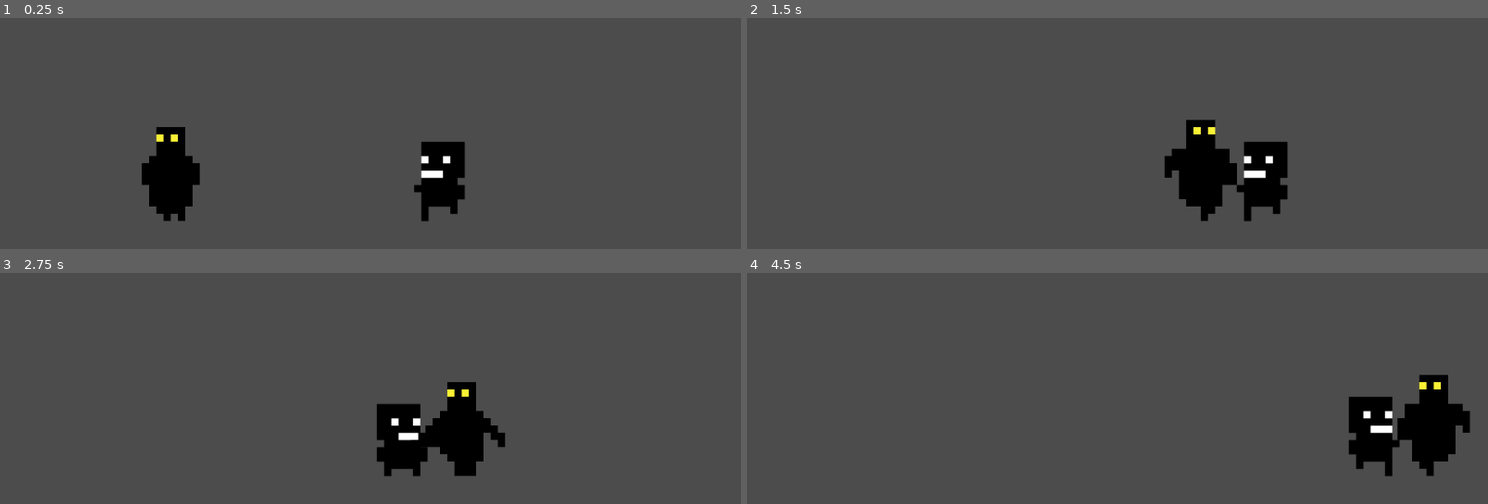
Above: before the commit, frames 1-4 (two rows, left to right).
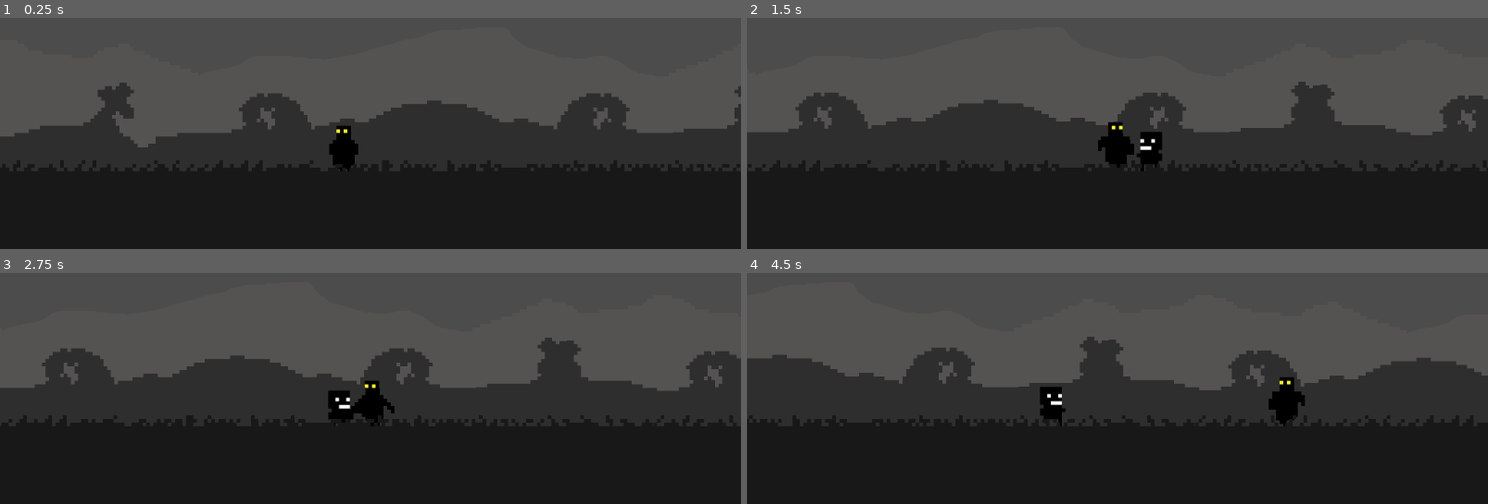
Above: after the commit, the same moments.

Repository: renzoventura/Shade
Game: Godot game, scene res://Scenes/Level/TemplateLevel.tscn
Two runs of this game, one before a commit and one after it. Both use one fixed random seed, a clock stepped at 60 frames per second and the inputs below.
Inputs:
- Up to frame 1 (0.25 s): no input
- Up to frame 2 (1.5 s): hold D (right) from 0.53 s (still down); tap , (attack) at 0.6 s; tap W (jump) at 0.77 s; tap Shift (dash) at 1.35 s
- Up to frame 3 (2.75 s): tap W (jump) at 1.52 s; release D (right) at 2.03 s; hold A (left) from 2.03 s (still down); tap , (attack) at 2.1 s
- Up to frame 4 (4.5 s): release A (left) at 2.78 s; hold D (right) 2.78-4.28 s; tap Shift (dash) at 2.85, 4.35 s; tap W (jump) at 3.02, 3.77 s; tap , (attack) at 3.6 s; hold A (left) from 4.28 s (still down)

The runs differ from the first frame. In frame 1, 56% of the frame differs, in the area x 0-100%, y 28-100%; in frame 2, 58%; in frame 3, 57%; in frame 4, 58%, in the area x 0-100%, y 27-100%.

Commit message:
Added level designs from aseprite

Diff:
--- a/Assets/Player/playerAnimation.tscn
+++ b/Assets/Player/playerAnimation.tscn
@@ -55,7 +55,7 @@
 texture = ExtResource( 1 )
 vframes = 3
 hframes = 6
-frame = 12
+frame = 6
 script = ExtResource( 2 )
 
 [node name="AnimationPlayer" type="AnimationPlayer" parent="."]
--- a/Scenes/Environment/Floor.tscn
+++ b/Scenes/Environment/Floor.tscn
@@ -1,14 +1,25 @@
-[gd_scene load_steps=2 format=2]
+[gd_scene load_steps=3 format=2]
+
+[ext_resource path="res://Assets/Environment/floor.png" type="Texture" id=1]
 
 [sub_resource type="RectangleShape2D" id=1]
-extents = Vector2( 1598.33, 12.2619 )
+extents = Vector2( 1198.3, 41.2434 )
 
 [node name="Floor" type="StaticBody2D"]
+position = Vector2( 3.896, -9.74008 )
 collision_layer = 8
 collision_mask = 5
+
+[node name="TextureRect" type="TextureRect" parent="."]
+margin_left = -1245.92
+margin_top = -174.634
+margin_right = 1154.08
+margin_bottom = 625.366
+texture = ExtResource( 1 )
 __meta__ = {
-"_edit_group_": true
+"_edit_use_anchors_": false
 }
 
 [node name="CollisionShape2D" type="CollisionShape2D" parent="."]
+position = Vector2( -47.5842, -48.7004 )
 shape = SubResource( 1 )
--- a/Scenes/Level/TemplateLevel.tscn
+++ b/Scenes/Level/TemplateLevel.tscn
@@ -1,34 +1,94 @@
-[gd_scene load_steps=5 format=2]
+[gd_scene load_steps=7 format=2]
 
 [ext_resource path="res://Scenes/Player/Player.tscn" type="PackedScene" id=1]
 [ext_resource path="res://Scenes/Environment/Floor.tscn" type="PackedScene" id=2]
 [ext_resource path="res://Scenes/Player/Enemy.tscn" type="PackedScene" id=3]
+[ext_resource path="res://Assets/Environment/grave.png" type="Texture" id=4]
+[ext_resource path="res://Assets/Environment/hill.png" type="Texture" id=6]
 
 [sub_resource type="RectangleShape2D" id=1]
-extents = Vector2( 20.8151, 423.624 )
+extents = Vector2( 32.8691, 423.624 )
 
 [node name="TemplateLevel" type="Node2D"]
 
 [node name="Player" parent="." instance=ExtResource( 1 )]
-position = Vector2( 231.202, 398.334 )
+position = Vector2( 945.239, 593.022 )
 z_index = 2
 
 [node name="StaticBody2D" type="StaticBody2D" parent="."]
 position = Vector2( -21.1295, 319.218 )
 
 [node name="CollisionShape2D" type="CollisionShape2D" parent="StaticBody2D"]
-position = Vector2( 52.7426, 0 )
+position = Vector2( 166.032, 70.4909 )
 shape = SubResource( 1 )
 
 [node name="StaticBody2D2" type="StaticBody2D" parent="."]
-position = Vector2( -10.5811, 317.46 )
+position = Vector2( -132.782, 287.321 )
 
 [node name="CollisionShape2D" type="CollisionShape2D" parent="StaticBody2D2"]
-position = Vector2( 1010.24, 18.0881 )
+position = Vector2( 3157.7, 70.9563 )
 shape = SubResource( 1 )
 
-[node name="Floor" parent="." instance=ExtResource( 2 )]
-position = Vector2( 562.217, 573.203 )
+[node name="Floors" type="Node2D" parent="."]
+position = Vector2( 1202.51, 791.183 )
+
+[node name="Floor" parent="Floors" instance=ExtResource( 2 )]
+position = Vector2( 0, 0 )
+z_index = 5
+
+[node name="Floor2" parent="Floors" instance=ExtResource( 2 )]
+position = Vector2( 2392.41, 0.117615 )
+z_index = 5
 
 [node name="Enemy" parent="." instance=ExtResource( 3 )]
-position = Vector2( 621.905, 414.785 )
+position = Vector2( 2157.6, 669.056 )
+
+[node name="Background" type="Node2D" parent="."]
+
+[node name="ParallaxBackground" type="ParallaxBackground" parent="Background"]
+
+[node name="ParallaxLayer3" type="ParallaxLayer" parent="Background/ParallaxBackground"]
+
+[node name="TextureRect" type="TextureRect" parent="Background/ParallaxBackground/ParallaxLayer3"]
+margin_left = 2383.54
+margin_top = -87.8458
+margin_right = 4783.54
+margin_bottom = 712.154
+texture = ExtResource( 6 )
+__meta__ = {
+"_edit_use_anchors_": false
+}
+
+[node name="ParallaxLayer4" type="ParallaxLayer" parent="Background/ParallaxBackground"]
+position = Vector2( -1760.58, -97.7507 )
+
+[node name="TextureRect" type="TextureRect" parent="Background/ParallaxBackground/ParallaxLayer4"]
+margin_left = 1758.86
+margin_right = 4158.86
+margin_bottom = 800.0
+texture = ExtResource( 6 )
+__meta__ = {
+"_edit_use_anchors_": false
+}
+
+[node name="ParallaxLayer" type="ParallaxLayer" parent="Background/ParallaxBackground"]
+
+[node name="TextureRect" type="TextureRect" parent="Background/ParallaxBackground/ParallaxLayer"]
+margin_right = 2400.0
+margin_bottom = 800.0
+texture = ExtResource( 4 )
+__meta__ = {
+"_edit_use_anchors_": false
+}
+
+[node name="ParallaxLayer2" type="ParallaxLayer" parent="Background/ParallaxBackground"]
+
+[node name="TextureRect" type="TextureRect" parent="Background/ParallaxBackground/ParallaxLayer2"]
+margin_left = 1779.52
+margin_top = 8.03687
+margin_right = 4179.52
+margin_bottom = 808.037
+texture = ExtResource( 4 )
+__meta__ = {
+"_edit_use_anchors_": false
+}
--- a/Scenes/Player/Enemy.tscn
+++ b/Scenes/Player/Enemy.tscn
@@ -1,21 +1,13 @@
-[gd_scene load_steps=8 format=2]
+[gd_scene load_steps=6 format=2]
 
-[ext_resource path="res://Assets/Enemy/enemy.png" type="Texture" id=1]
 [ext_resource path="res://Scenes/Player/Enemy.gd" type="Script" id=2]
 [ext_resource path="res://Assets/Enemy/enemy-Sheet.png" type="Texture" id=3]
 
-[sub_resource type="RectangleShape2D" id=2]
-extents = Vector2( 34.4604, 49.7538 )
+[sub_resource type="CapsuleShape2D" id=1]
+radius = 40.5511
+height = 37.2262
 
-[sub_resource type="SpriteFrames" id=1]
-animations = [ {
-"frames": [ ExtResource( 1 ) ],
-"loop": true,
-"name": "idle",
-"speed": 5.0
-} ]
-
-[sub_resource type="Animation" id=3]
+[sub_resource type="Animation" id=2]
 resource_name = "Walk"
 length = 1.4
 loop = true
@@ -54,21 +46,14 @@
 script = ExtResource( 2 )
 
 [node name="CollisionShape2D" type="CollisionShape2D" parent="."]
-visible = false
-position = Vector2( -5.09628, -0.149895 )
-shape = SubResource( 2 )
-
-[node name="AnimatedSprite" type="AnimatedSprite" parent="."]
-visible = false
-frames = SubResource( 1 )
-animation = "idle"
+position = Vector2( -7.25775, -6.09383 )
+shape = SubResource( 1 )
 
 [node name="Sprite" type="Sprite" parent="."]
 texture = ExtResource( 3 )
 vframes = 2
 hframes = 4
-frame = 4
 
 [node name="AnimationPlayer" type="AnimationPlayer" parent="Sprite"]
-anims/Walk = SubResource( 3 )
-anims/idle = SubResource( 4 )
+anims/Walk = SubResource( 2 )
+anims/idle = SubResource( 3 )
--- a/Scenes/Player/Player.tscn
+++ b/Scenes/Player/Player.tscn
@@ -3,8 +3,9 @@
 [ext_resource path="res://Assets/Player/playerAnimation.tscn" type="PackedScene" id=1]
 [ext_resource path="res://Scenes/Player/Player.gd" type="Script" id=2]
 
-[sub_resource type="RectangleShape2D" id=1]
-extents = Vector2( 38.9444, 65.9701 )
+[sub_resource type="CapsuleShape2D" id=6]
+radius = 39.482
+height = 54.8661
 
 [sub_resource type="RectangleShape2D" id=5]
 extents = Vector2( 53.4169, 65.8811 )
@@ -14,11 +15,17 @@
 script = ExtResource( 2 )
 
 [node name="CollisionShape2D" type="CollisionShape2D" parent="."]
+visible = false
 position = Vector2( -4.20605, 33.6476 )
-shape = SubResource( 1 )
+shape = SubResource( 6 )
 
 [node name="Camera2D" type="Camera2D" parent="."]
-smoothing_enabled = true
+position = Vector2( 0.00155264, -347.628 )
+current = true
+zoom = Vector2( 2, 2 )
+limit_left = 0
+limit_right = 3158
+offset_v = 1.0
 
 [node name="Sprite" parent="." instance=ExtResource( 1 )]
 
--- a/project.godot
+++ b/project.godot
@@ -18,6 +18,11 @@
 config/name="Average Guy"
 run/main_scene="res://Scenes/Level/TemplateLevel.tscn"
 config/icon="res://icon.png"
+
+[display]
+
+window/stretch/mode="viewport"
+window/stretch/aspect="expand"
 
 [input]
 
Binary file added: Assets/Environment/floor.png
Not shown, added: Assets/Environment/floor.png.import
Binary file added: Assets/Environment/grave.png
Not shown, added: Assets/Environment/grave.png.import
Binary file added: Assets/Environment/hill.png
Not shown, added: Assets/Environment/hill.png.import
Binary file added: Assets/Environment/moon.png
Not shown, added: Assets/Environment/moon.png.import
Not shown: 1 places in Scenes/Player/Enemy.tscn that only renumber resources
